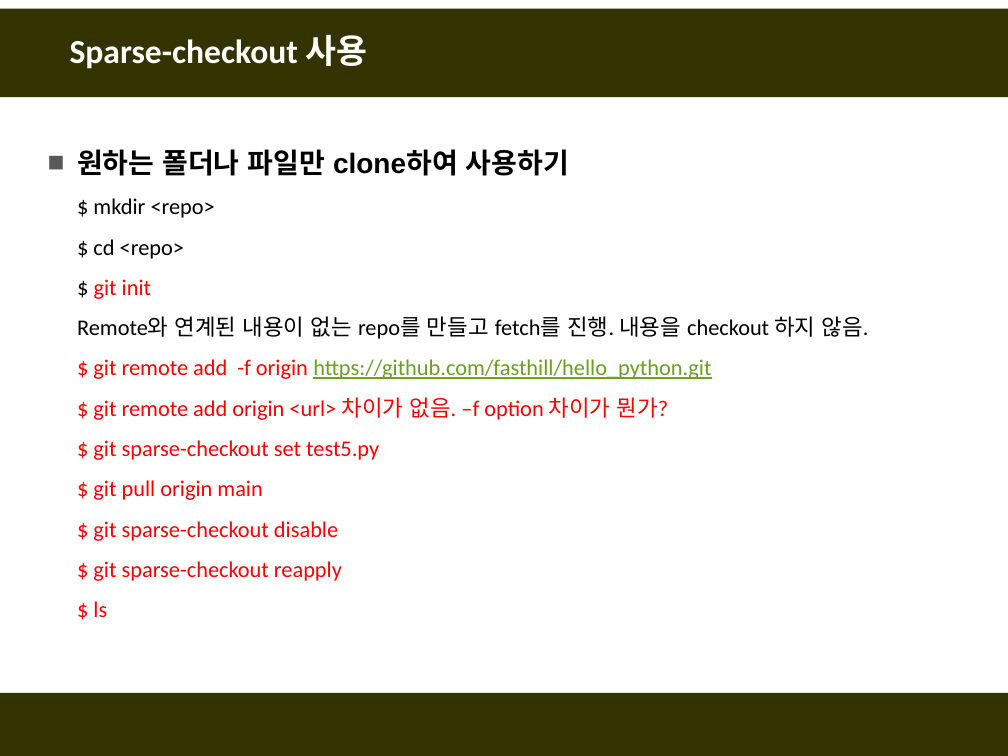
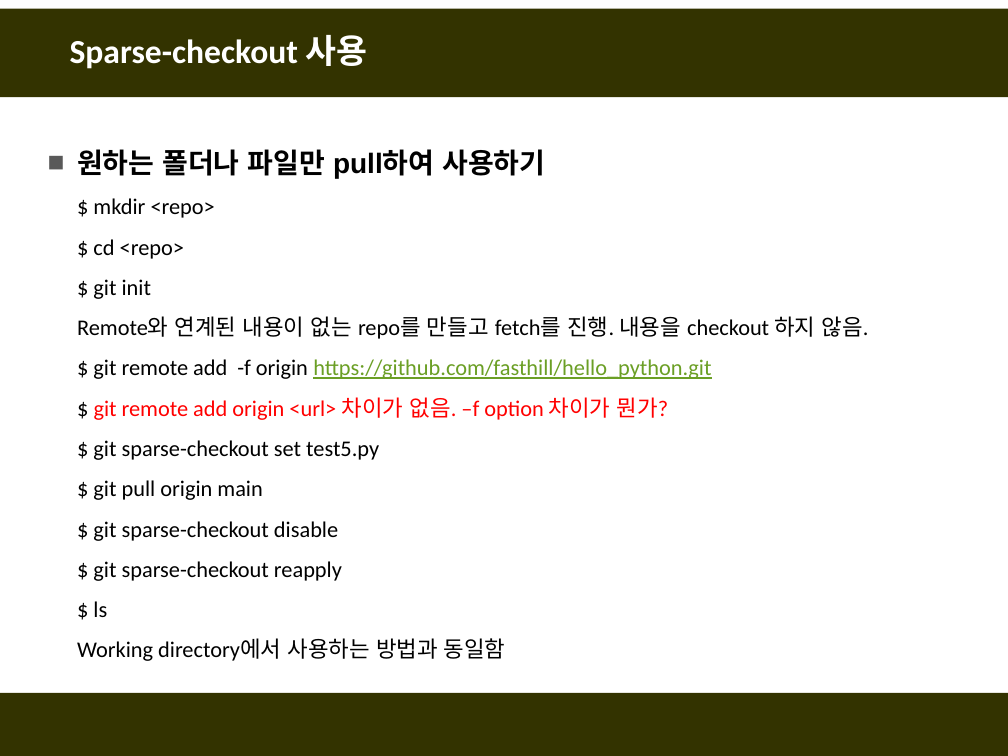
Before and after one commit to fasthill/github-lecture, a slide deck: slide 38 of git및github첫걸음11-명령어모음.pptx. Drawn at 1008x756 pixels with LibreOffice and Linux fonts; fonts in the diff are those of the drawing. Boxes give left, top, right and bottom in pixels: in the first picture for what was removed or moved away, otherwise in the second. Text is boxed around its words. In the diff, an @@ line names an element or a change of style, - is before the commit and + after.

```diff
--- a/git및github첫걸음11-명령어모음.pptx
+++ b/git및github첫걸음11-명령어모음.pptx
@@ text at <box>77,149,545,178</box>: text changed @@
-■ 원하는 폴더나 파일만 clone하여 사용하기
+■ 원하는 폴더나 파일만 pull하여 사용하기
@@ text at <box>93,279,711,617</box>: text colour #FF0000 to #000000 in "git init", "$ git remote add -f origin", "$", "$ git sparse-checkout set test5.py" and 4 more places @@
@@ text at <box>77,638,506,661</box>: paragraph added @@
+  Working directory에서 사용하는 방법과 동일함
```
Also in this commit, not shown: 4 other slides changed.
